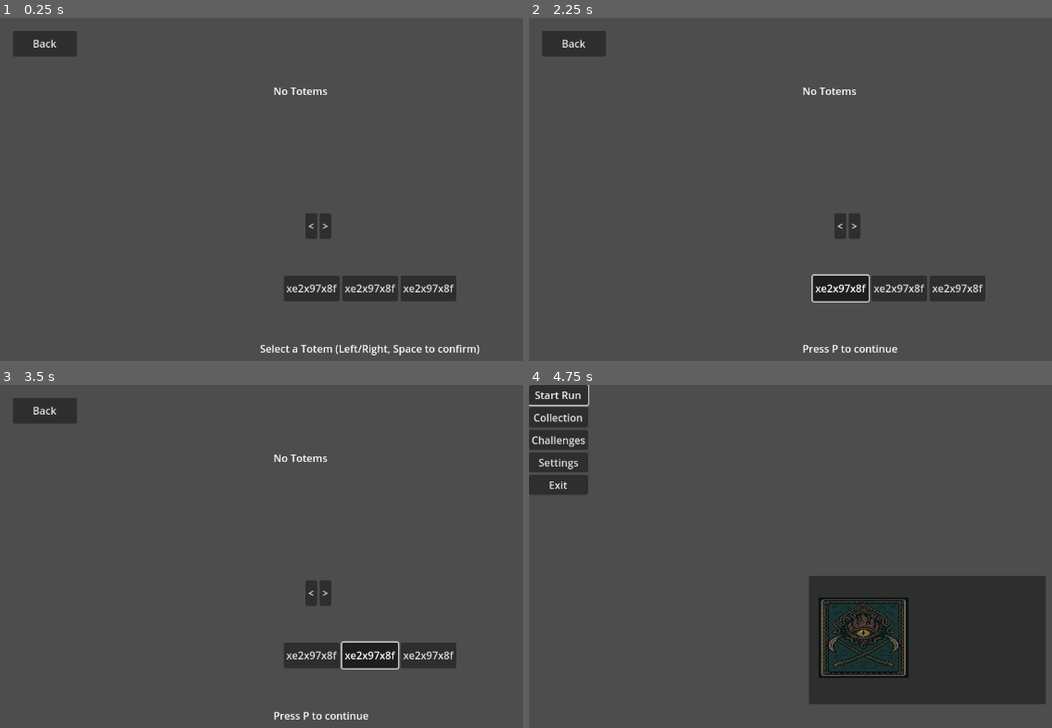
Above: before the commit, frames 1-4 (two rows, left to right).
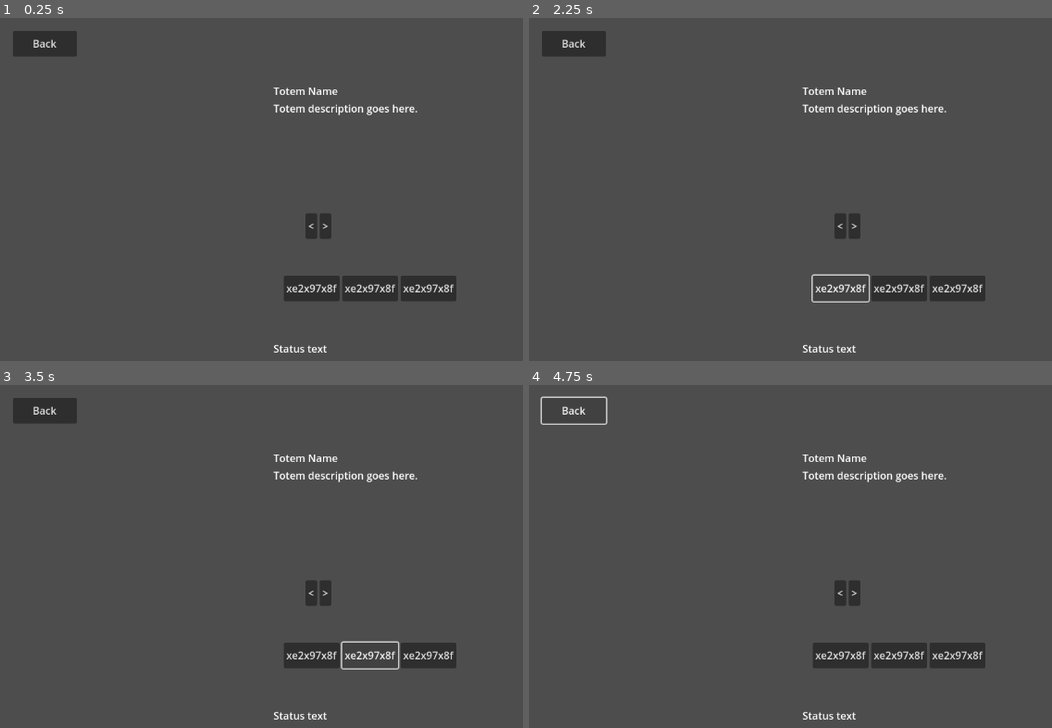
Above: after the commit, the same moments.

Repository: Millstreamu/Sprouts
Game: Godot game, scene res://scenes/run_setup/TotemSelect.tscn
The game is run twice, just before and just after one commit, with the same random seed, the same clock (stepped at 60 frames per second) and the same inputs. This scene is started directly instead of the project's main scene.
Inputs:
- Up to frame 1 (0.25 s): no input
- Up to frame 2 (2.25 s): click "<" at 0.5 s; click ">" at 1.25 s; click "xe2x97x8f" at 2 s
- Up to frame 3 (3.5 s): click "xe2x97x8f" at 2.75 s
- Up to frame 4 (4.75 s): click "xe2x97x8f" at 3.5 s; click "Back" at 4.25 s

The runs differ from the first frame. In frame 1, 1.0% of the frame differs, in the area x 49-92%, y 20-99%; in frame 2, 1.4%; in frame 3, 1.4%; in frame 4, 18%, in the area x 0-99%, y 0-98%.
Error after the commit: Parse Error: Cannot infer the type of "fallback_entry" variable because the value doesn't have a set type. (res://scripts/ui/TotemSelect.gd:67)

Commit message:
Add meta debug logs and ensure starter totem availability

Diff:
--- a/sprouts/scripts/meta/MetaProgress.gd
+++ b/sprouts/scripts/meta/MetaProgress.gd
@@ -46,6 +46,7 @@
     unlocked_tiles["tile.nature.whispering_pine_forest"] = true
     unlocked_tiles["tile.water.mirror_pool"] = true
     unlocked_tiles["tile.earth.stone_vein"] = true
+    print("MetaProgress: unlocked_totems =", unlocked_totems)
 
 func get_all_totem_entries() -> Array:
     var arr: Array = []
--- a/sprouts/scripts/ui/Collection.gd
+++ b/sprouts/scripts/ui/Collection.gd
@@ -111,6 +111,7 @@
         print("Collection: card_scene is NULL, no cards will be created")
         return
     var data: Array = _get_current_tab_data()
+    print("Collection: data size for tab", _current_tab_index, "=", data.size())
     print("Collection: cards populated = %d" % data.size())
     for entry in data:
         var card := card_scene.instantiate() as Control
@@ -123,6 +124,7 @@
             else:
                 label.text = "Locked"
         card.set_meta("card_id", entry.get("id", ""))
+    print("Collection: grid child count =", _card_grid.get_child_count())
     _update_card_selection()
 
 func _update_card_selection() -> void:
--- a/sprouts/scripts/ui/TotemSelect.gd
+++ b/sprouts/scripts/ui/TotemSelect.gd
@@ -55,6 +55,20 @@
     var meta := MetaProgress
     _totem_entries = meta.get_all_totem_entries()
     print("TotemSelect: loaded %d totems from MetaProgress" % _totem_entries.size())
+    print("TotemSelect: entries =", _totem_entries)
+    var has_unlocked := false
+    for entry in _totem_entries:
+        if entry.get("unlocked", false):
+            has_unlocked = true
+            break
+    if not has_unlocked:
+        for def in meta.all_totem_defs:
+            if str(def.get("id", "")) == "totem.heartseed":
+                var fallback_entry := def.duplicate(true)
+                fallback_entry["unlocked"] = true
+                _totem_entries.append(fallback_entry)
+                print("TotemSelect: added fallback unlocked Heartseed totem")
+                break
 
 func _collect_difficulty_buttons() -> void:
     _difficulty_buttons.clear()
